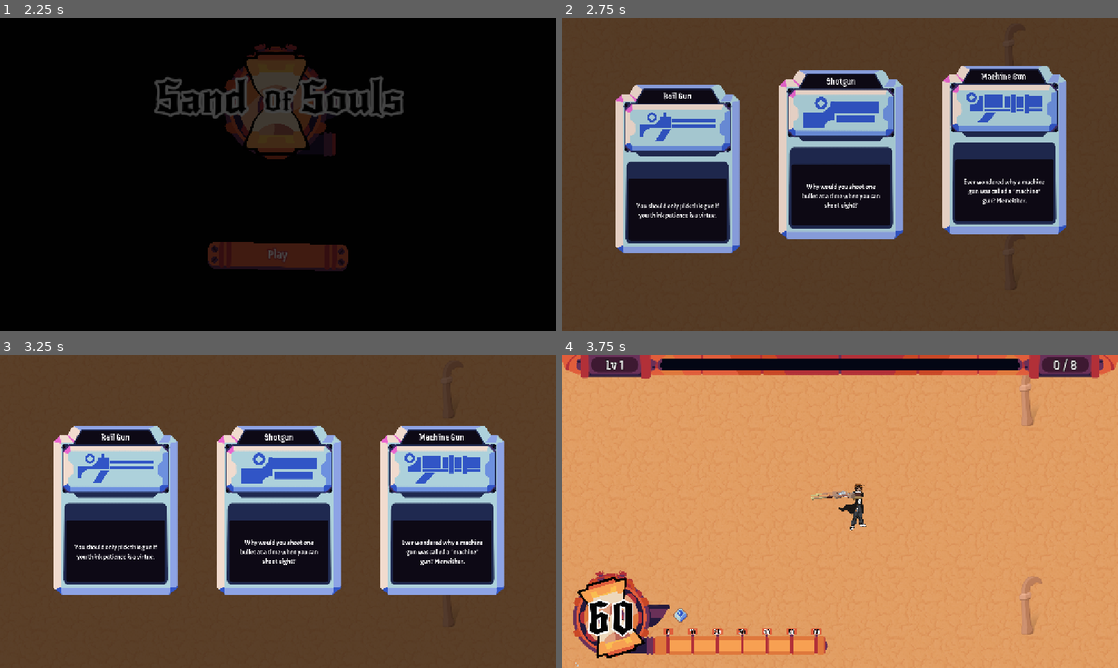
Above: before the commit, frames 1-4 (two rows, left to right).
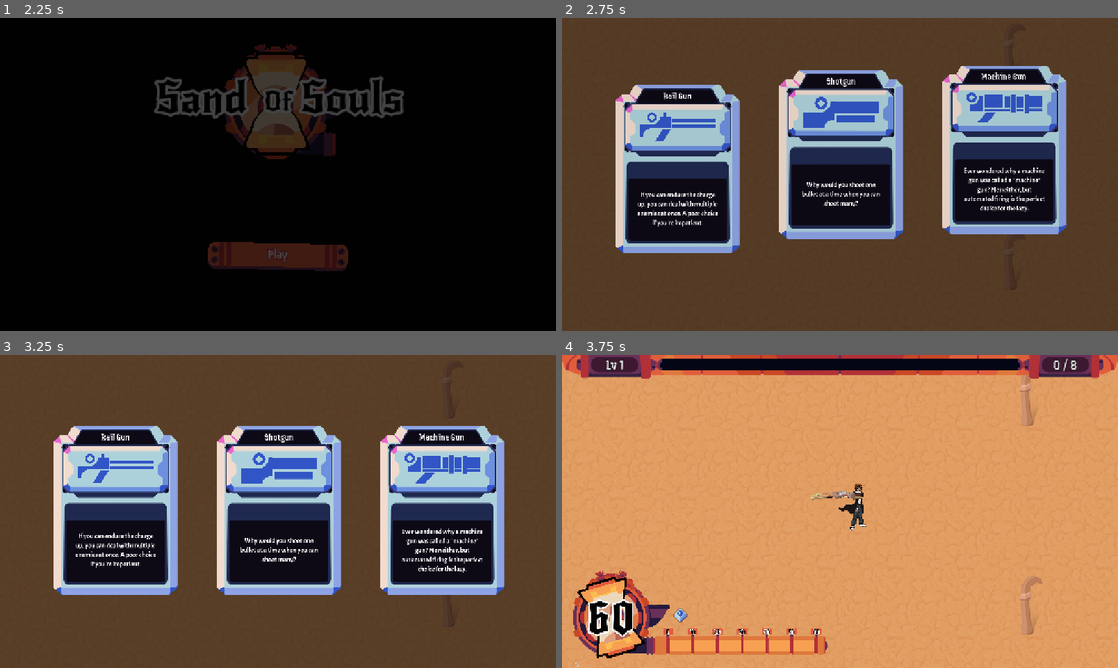
Above: after the commit, the same moments.

Repository: chiefpat450119/GMTK-2026
Game: Godot game, scene res://scenes/main.tscn
The game is run twice, just before and just after one commit, with the same random seed, the same clock (stepped at 60 frames per second) and the same inputs.
Inputs (mouse positions are in pixels of both pictures, inside the frame that each line leads up to):
- Up to frame 1 (2.25 s): tap Enter at 0.5 s; move the mouse to (400, 158) at 0.52 s; hold D (Right) 0.53-1.25 s; tap Shift (Dash) at 0.6 s; click (400, 158) at 0.67 s; drag from (166, 190) to (250, 237) at 1.27 s; click "Play" at 2 s
- Up to frame 2 (2.75 s): no input
- Up to frame 3 (3.25 s): move the mouse to (333, 442) at 2.77 s; hold D (Right) from 2.78 s (still down); tap U at 2.85 s
- Up to frame 4 (3.75 s): release D (Right) at 3.5 s; click "Rail Gun" at 3.5 s

Frame 1 is identical in both runs. In frame 2, 1.7% of the frame differs, in the area x 13-87%, y 47-67%; in frame 3, 1.7%, in the area x 13-87%, y 55-70%; in frame 4, nothing differs.

Commit message:
descriptions
I ran out of good ideas so I made the descriptions longer

Diff:
--- a/resources/gun_data/machinegun_data.tres
+++ b/resources/gun_data/machinegun_data.tres
@@ -7,7 +7,7 @@
 [resource]
 script = ExtResource("1_cwyi0")
 title = "Machine Gun "
-description = "Ever wondered why a machine gun was called a \"machine\" gun? Me neither."
+description = "Ever wondered why a machine gun was called a \"machine\" gun? Me neither, but automated firing is the perfect choice for the lazy."
 icon = ExtResource("2_307ol")
 gun_scene = ExtResource("1_307ol")
 metadata/_custom_type_script = "uid://cbngjjj8jpc1y"
--- a/resources/gun_data/railgun_data.tres
+++ b/resources/gun_data/railgun_data.tres
@@ -7,7 +7,7 @@
 [resource]
 script = ExtResource("1_xvorg")
 title = "Rail Gun"
-description = "You should only pick this gun if you think patience is a virtue."
+description = "If you can endure the charge up, you can deal with multiple enemies at once. A poor choice if you're impatient."
 icon = ExtResource("2_711m2")
 gun_scene = ExtResource("1_odr21")
 metadata/_custom_type_script = "uid://cbngjjj8jpc1y"
--- a/resources/gun_data/shotgun_data.tres
+++ b/resources/gun_data/shotgun_data.tres
@@ -7,7 +7,7 @@
 [resource]
 script = ExtResource("1_uf0e4")
 title = "Shotgun"
-description = "Why would you shoot one bullet at a time when you can shoot eight?"
+description = "Why would you shoot one bullet at a time when you can shoot many?"
 icon = ExtResource("2_wyo7q")
 gun_scene = ExtResource("1_3hjsy")
 metadata/_custom_type_script = "uid://cbngjjj8jpc1y"
--- a/scenes/ui/gun_select/gun_card_ui.tscn
+++ b/scenes/ui/gun_select/gun_card_ui.tscn
@@ -68,7 +68,7 @@
 vertical_alignment = 1
 
 [node name="Description" type="Label" parent="." unique_id=253532271]
-custom_maximum_size = Vector2(400, 200)
+custom_maximum_size = Vector2(400, 240)
 layout_mode = 1
 anchors_preset = 8
 anchor_left = 0.5
@@ -76,9 +76,9 @@
 anchor_right = 0.5
 anchor_bottom = 0.5
 offset_left = -200.0
-offset_top = 91.0
+offset_top = 82.0
 offset_right = 200.0
-offset_bottom = 291.0
+offset_bottom = 282.0
 grow_horizontal = 2
 grow_vertical = 2
 theme_override_fonts/font = ExtResource("9_4os5r")
